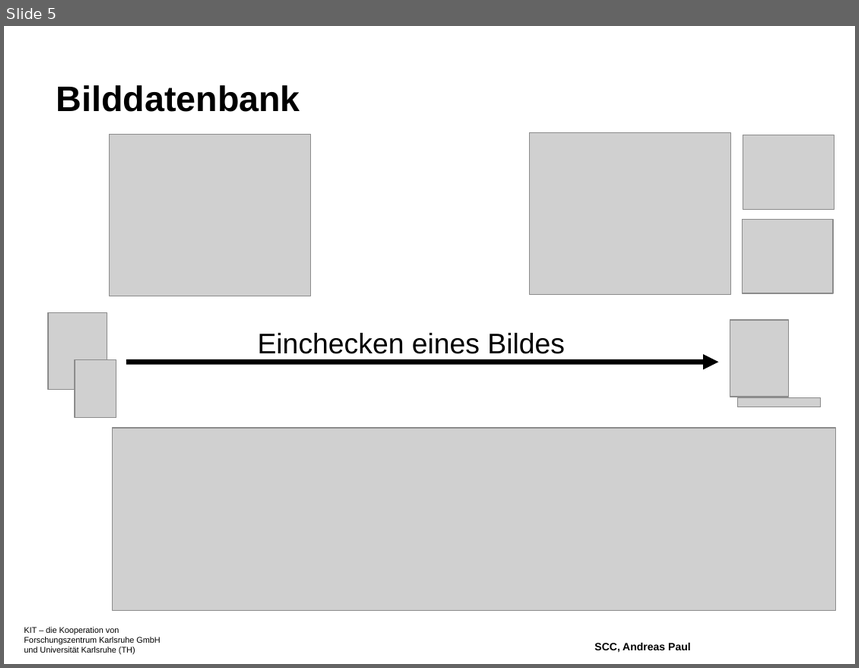
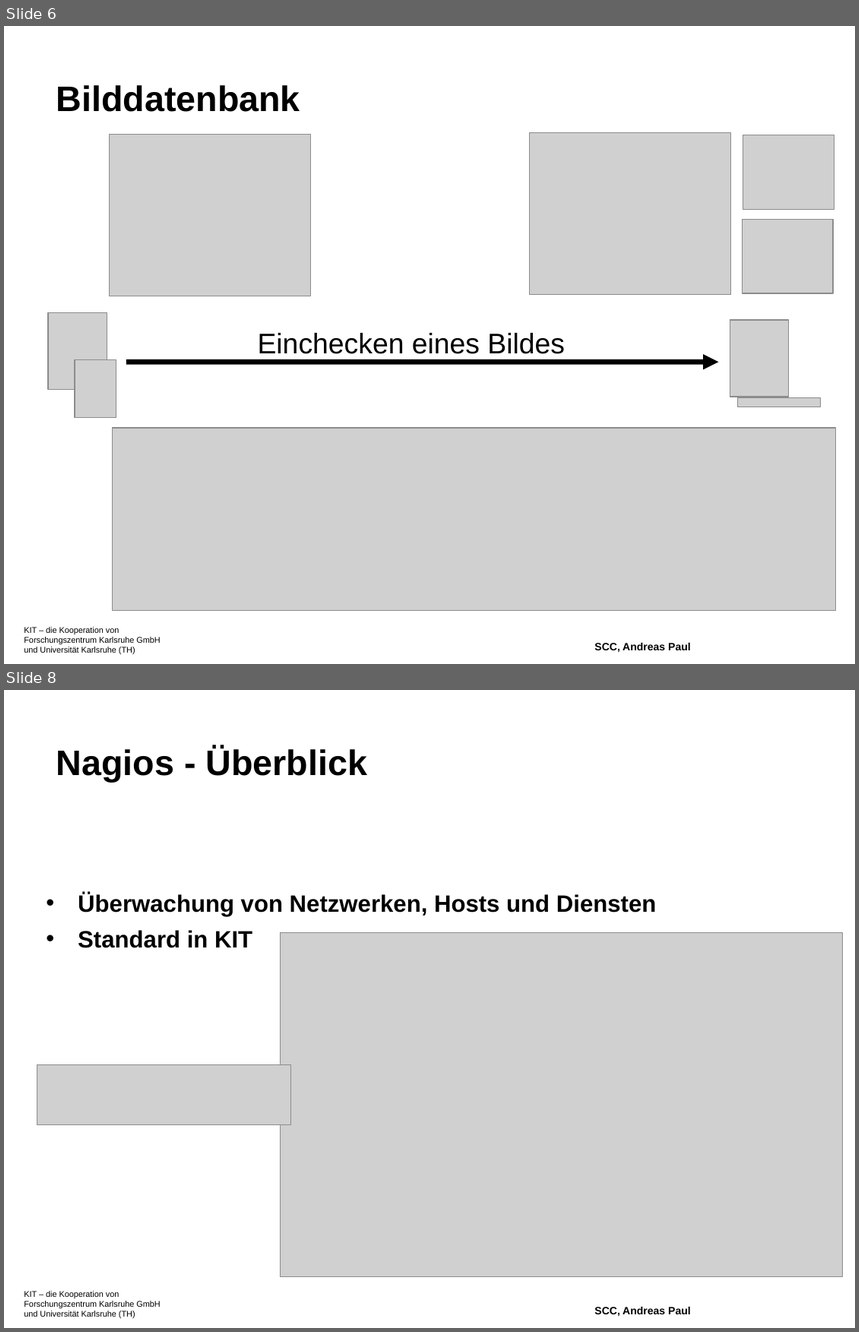
Before and after one commit to xorpaul/bachelorthesis-nagios, a slide deck: ppt/bachthesis-präsi-10-Aug-2009.odp. Shown one above the other, each under a label of ours: slide 5 before the commit, slides 6 and 8 after it; the slides between them are not shown. The pictures are 859x668 and 859x1332 pixels, drawn with LibreOffice and Linux fonts; fonts in the diff are those of the drawing; grey boxes stand for pictures; background and template pictures are left out. Boxes give left, top, right and bottom in pixels: in the first picture for what was removed or moved away, otherwise in the second. Text is boxed around its words. In the diff, an @@ line names an element or a change of style, - is before the commit and + after.

```diff
--- a/ppt/bachthesis-präsi-10-Aug-2009.odp
+++ b/ppt/bachthesis-präsi-10-Aug-2009.odp
@@ slide 8 added at <box>4,690,855,1328</box>, background picture (left out); not listed: 1 template element that a slide beside it also shows @@
@@ title added at <box>56,747,367,782</box>, 30 pt, text #000000, bold @@
+Nagios - Überblick
@@ text added at <box>78,894,656,948</box>, 20 pt, text #000000, bold @@
+• Überwachung von Netzwerken, Hosts und Diensten
+• Standard in KIT
@@ picture added at <box>280,933,842,1277</box> @@
@@ picture added at <box>37,1065,291,1125</box> @@
@@ page number added at <box>515,1073,845,1321</box>, 20 pt, text #FFFFFF, bold @@
+8
@@ text added at <box>595,1307,691,1317</box>, 9 pt, text #000000, bold @@
+SCC, Andreas Paul
@@ what was slide 5 is now slide 6 @@
```
Also in this commit, not shown: 4 slides changed, 4 other slides added, 15 other files.
